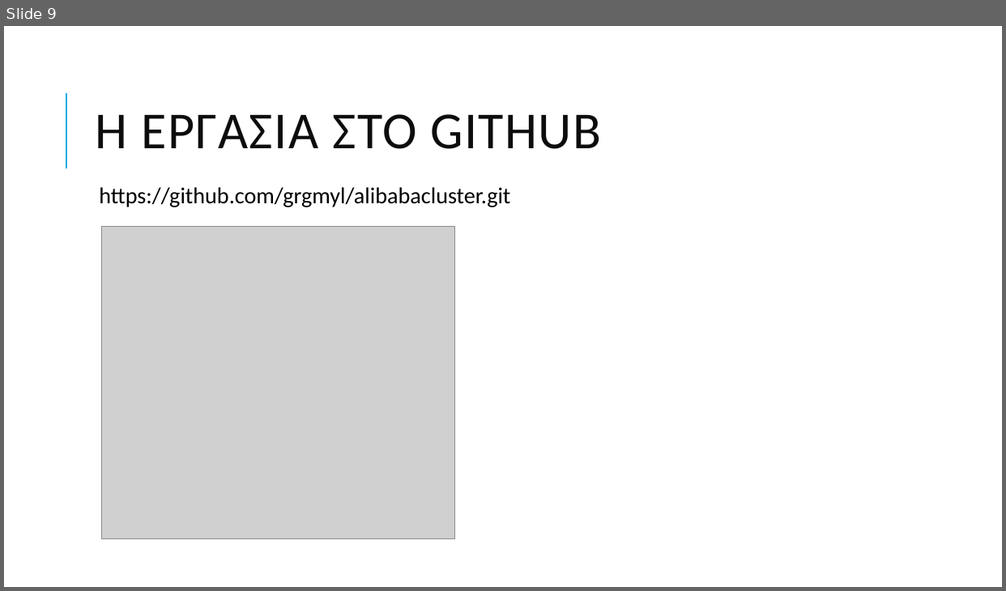
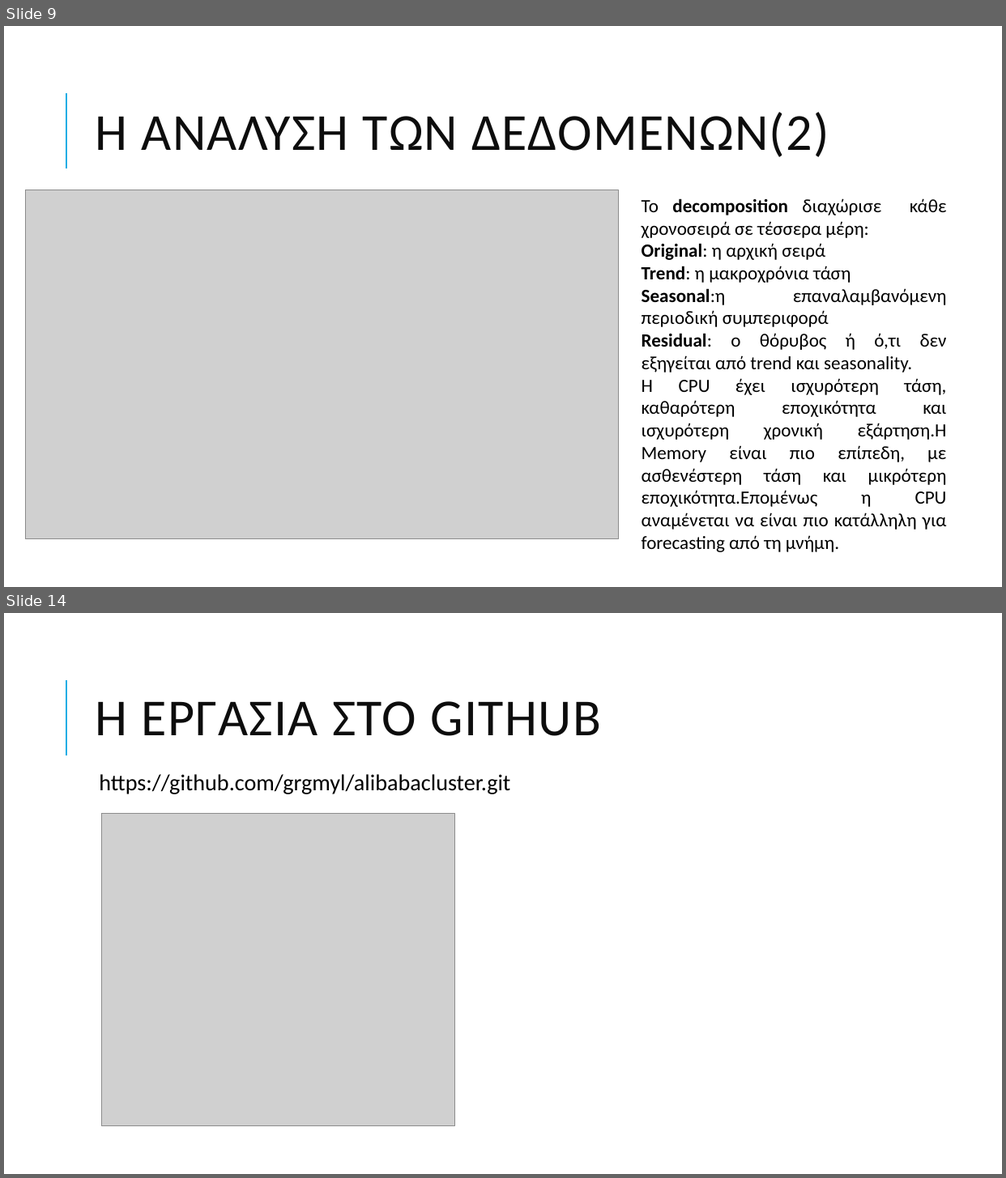
Before and after one commit to grgmyl/alibabacluster, a slide deck: parousiasidiktia.pptx. Shown one above the other, each under a label of ours: slide 9 before the commit, slides 9 and 14 after it; the slides between them are not shown. The pictures are 1006x591 and 1006x1178 pixels, drawn with LibreOffice and Linux fonts; fonts in the diff are those of the drawing; grey boxes stand for pictures. Boxes give left, top, right and bottom in pixels: in the first picture for what was removed or moved away, otherwise in the second. Text is boxed around its words. In the diff, an @@ line names an element or a change of style, - is before the commit and + after.

```diff
--- a/parousiasidiktia.pptx
+++ b/parousiasidiktia.pptx
@@ slide 9 added at (x1=4, y1=26, x2=1002, y2=587), background #FFFFFF; not listed: 1 template element that a slide beside it also shows @@
@@ title added at (x1=96, y1=112, x2=829, y2=157), 50 pt, text #0D0D0D @@
+Η ΑΝΑΛΥΣΗ ΤΩΝ ΔΕΔΟΜΕΝΩΝ(2)
@@ picture added at (x1=26, y1=190, x2=620, y2=540) @@
@@ text added at (x1=641, y1=199, x2=947, y2=552), 18 pt, text #000000 @@
+Το decomposition διαχώρισε κάθε χρονοσειρά σε τέσσερα μέρη:
+Original: η αρχική σειρά
+Trend: η μακροχρόνια τάση
+Seasonal:η επαναλαμβανόμενη περιοδική συμπεριφορά
+Residual: ο θόρυβος ή ό,τι δεν εξηγείται από trend και seasonality.
+Η CPU έχει ισχυρότερη τάση, καθαρότερη εποχικότητα και ισχυρότερη χρονική εξάρτηση.Η Memory είναι πιο επίπεδη, με ασθενέστερη τάση και μικρότερη εποχικότητα.Επομένως η CPU αναμένεται να είναι πιο κατάλληλη για forecasting από τη μνήμη.
@@ what was slide 9 is now slide 14 @@
```
Also in this commit, not shown: 6 slides changed, 7 other slides added, 2 slides removed.
